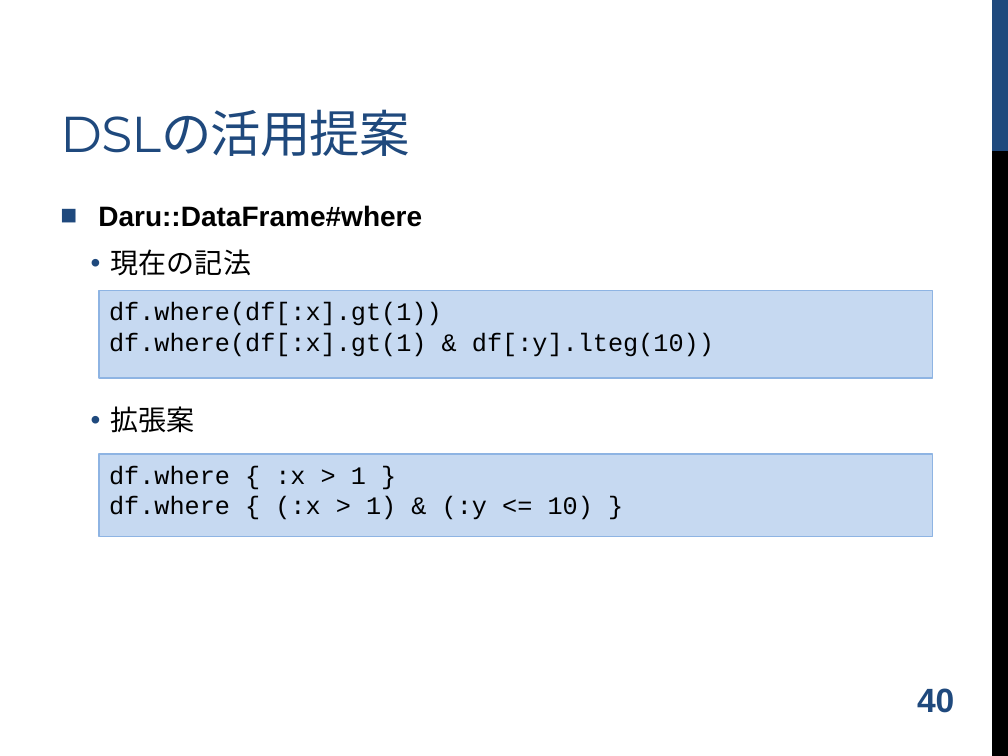
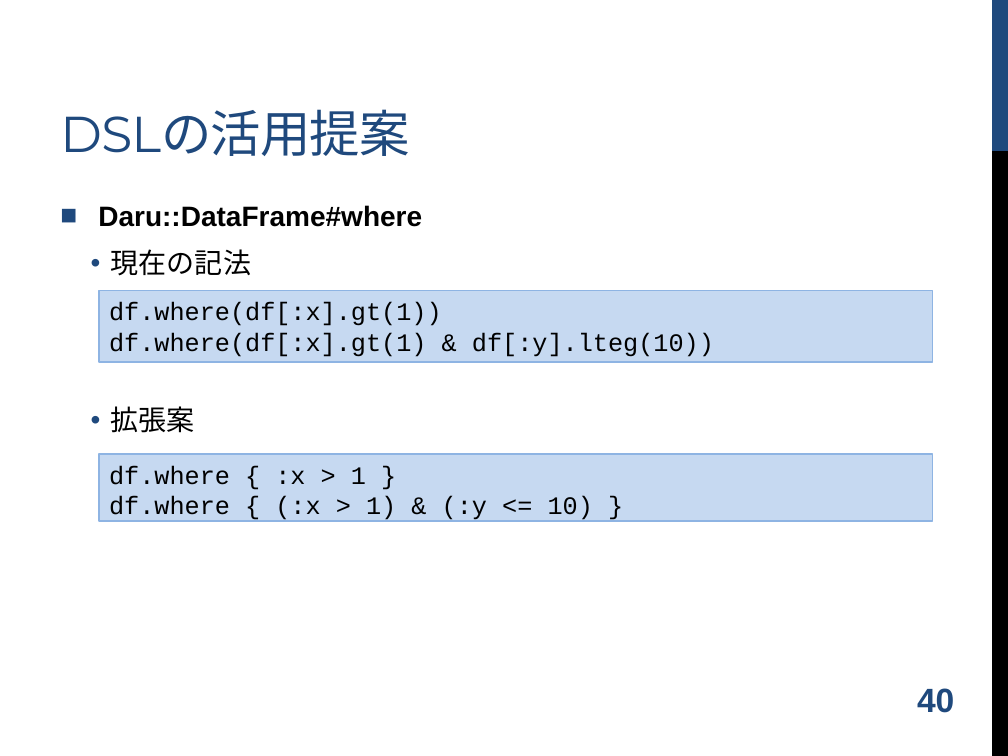
Before and after one commit to shugo/DCW2016, a slide deck: slide 41 of ruby_data_analysis.pptx. Drawn at 1008x756 pixels with LibreOffice and Linux fonts; fonts in the diff are those of the drawing; background and template pictures are left out. Boxes give left, top, right and bottom in pixels: in the first picture for what was removed or moved away, otherwise in the second. Text is boxed around its words. In the diff, an @@ line names an element or a change of style, - is before the commit and + after.

```diff
--- a/ruby_data_analysis.pptx
+++ b/ruby_data_analysis.pptx
@@ rectangle "df.where(df[:x].gt(1))": place and size @@
-rectangle "df.where(df[:x].gt(1))" at (99, 290, 932, 378)
+rectangle "df.where(df[:x].gt(1))" at (99, 290, 932, 362)
@@ rectangle "df.where { :x > 1 ...": place and size @@
-rectangle "df.where { :x > 1 ..." at (99, 455, 932, 537)
+rectangle "df.where { :x > 1 ..." at (99, 455, 932, 521)
```
Also in this commit, not shown: 7 other slides changed, 2 other files.
